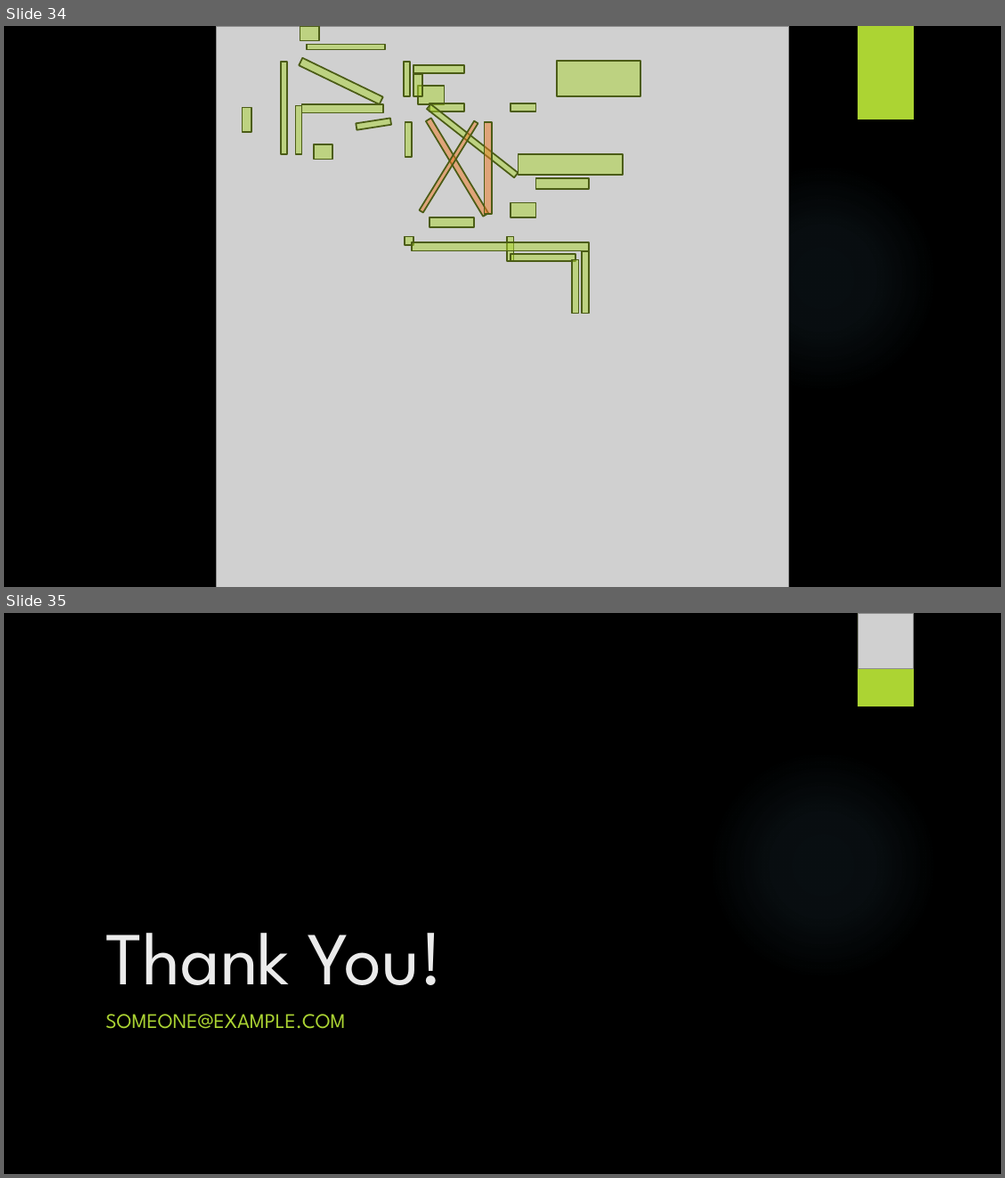
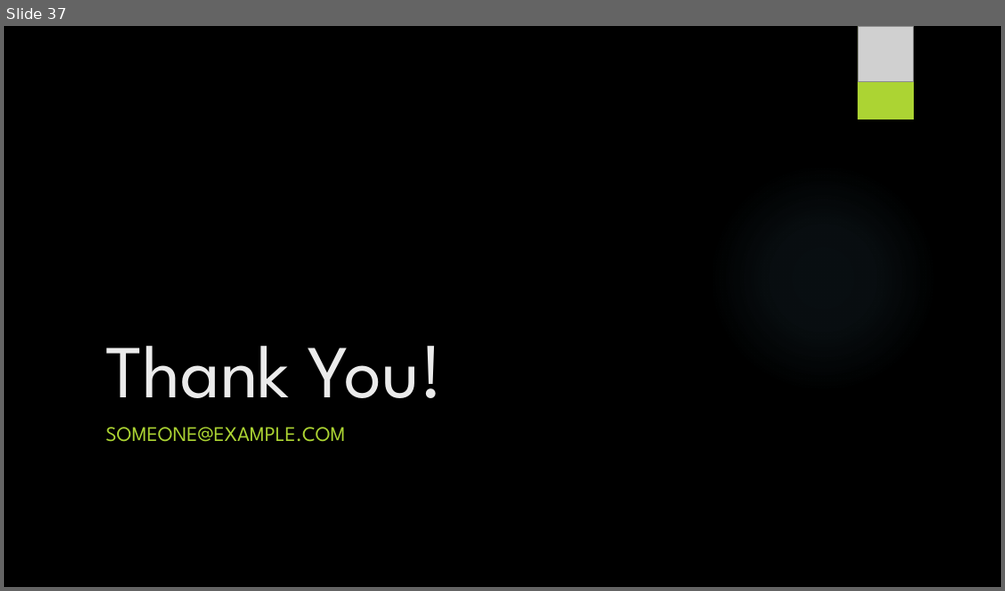
Before and after one commit to yasenstar/EA_MetaModel, a slide deck: Master_EAS_Meta-Model.pptx. Shown one above the other, each under a label of ours: slides 34 and 35 before the commit, slide 37 after it. The pictures are 1005x1178 and 1005x591 pixels, drawn with LibreOffice and Linux fonts; fonts in the diff are those of the drawing; grey boxes stand for pictures; background and template pictures are left out. Boxes give left, top, right and bottom in pixels: in the first picture for what was removed or moved away, otherwise in the second. Text is boxed around its words. In the diff, an @@ line names an element or a change of style, - is before the commit and + after.

```diff
--- a/Master_EAS_Meta-Model.pptx
+++ b/Master_EAS_Meta-Model.pptx
@@ slide 34 removed at (4, 26, 1001, 587), background picture (left out); not listed: 1 template element that a slide beside it also shows @@
@@ picture removed at (216, 26, 788, 587) @@
@@ rectangle removed at (300, 26, 320, 41) @@
@@ rectangle removed at (307, 44, 386, 49) @@
@@ rectangle removed at (858, 26, 914, 119) @@
@@ rectangle removed at (281, 62, 287, 155) @@
@@ rectangle removed at (299, 58, 383, 104) @@
@@ rectangle removed at (404, 62, 410, 97) @@
@@ rectangle removed at (413, 65, 464, 73) @@
@@ rectangle removed at (413, 74, 423, 96) @@
@@ rectangle removed at (557, 61, 641, 96) @@
@@ rectangle removed at (301, 104, 383, 112) @@
@@ rectangle removed at (418, 86, 445, 104) @@
@@ rectangle removed at (427, 103, 518, 177) @@
@@ rectangle removed at (429, 103, 465, 112) @@
@@ rectangle removed at (510, 103, 535, 112) @@
@@ rectangle removed at (243, 108, 252, 132) @@
@@ rectangle removed at (296, 106, 301, 155) @@
@@ rectangle removed at (356, 119, 392, 130) @@
@@ rectangle removed at (404, 122, 412, 158) @@
@@ rectangle removed at (420, 120, 478, 212) @@
@@ rectangle removed at (426, 119, 488, 216) @@
@@ rectangle removed at (484, 122, 492, 214) @@
@@ rectangle removed at (314, 144, 333, 160) @@
@@ rectangle removed at (518, 155, 623, 176) @@
@@ rectangle removed at (535, 178, 589, 189) @@
@@ rectangle removed at (510, 202, 535, 217) @@
@@ rectangle removed at (404, 237, 413, 245) @@
@@ rectangle removed at (429, 217, 474, 227) @@
@@ rectangle removed at (507, 237, 514, 262) @@
@@ rectangle removed at (412, 243, 589, 251) @@
@@ rectangle removed at (510, 254, 575, 261) @@
@@ rectangle removed at (573, 260, 579, 313) @@
@@ rectangle removed at (582, 251, 589, 313) @@
@@ what was slide 35 is now slide 37 @@
```
Also in this commit, not shown: 3 slides changed, 3 slides added, 10 other files.
